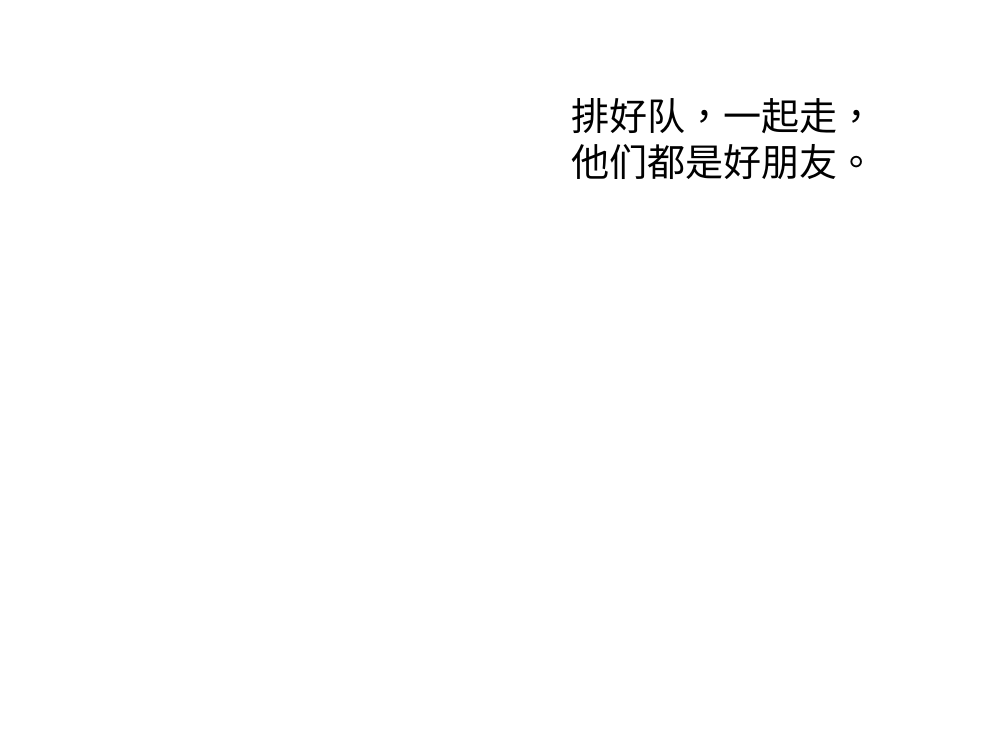
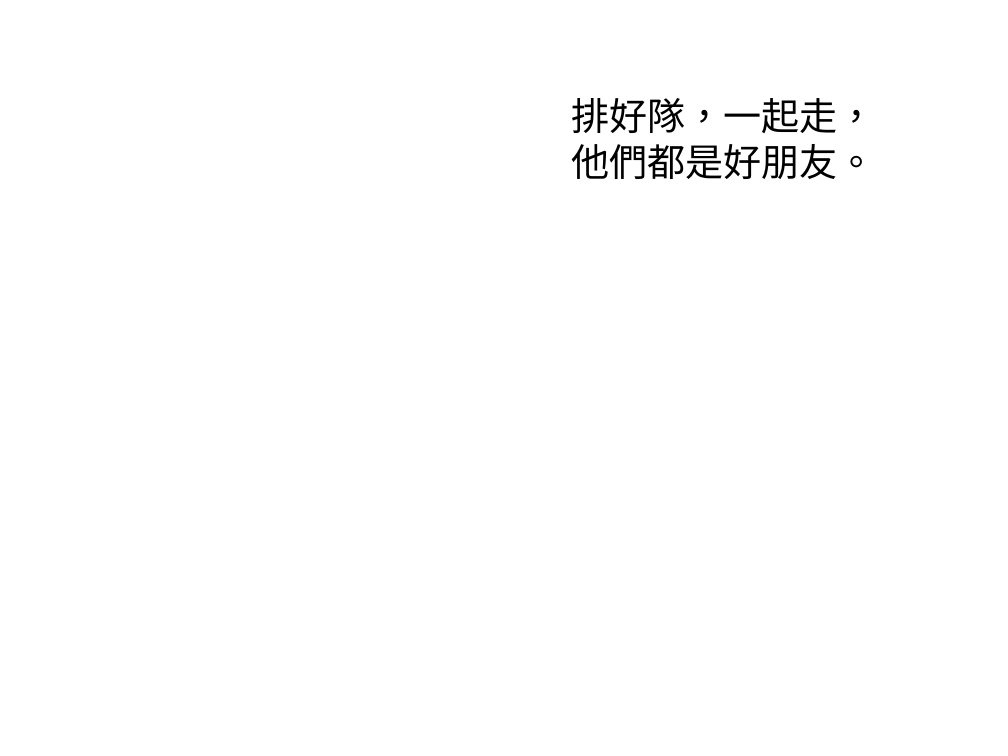
Before and after one commit to ChineseCubes/react-odp, a slide deck: slide 5 of books/Good_Friends/Good_Friends.odp. Drawn at 1008x756 pixels with LibreOffice and Linux fonts; fonts in the diff are those of the drawing; background and template pictures are left out. Boxes give left, top, right and bottom in pixels: in the first picture for what was removed or moved away, otherwise in the second. Text is boxed around its words. In the diff, an @@ line names an element or a change of style, - is before the commit and + after.

```diff
--- a/books/Good_Friends/Good_Friends.odp
+++ b/books/Good_Friends/Good_Friends.odp
@@ title at bbox=[571, 98, 876, 179]: text changed @@
-排好队，一起走，
-他们都是好朋友。
+排好隊，一起走，
+他們都是好朋友。
```
Also in this commit, not shown: 3 other slides changed, 1 other file.
